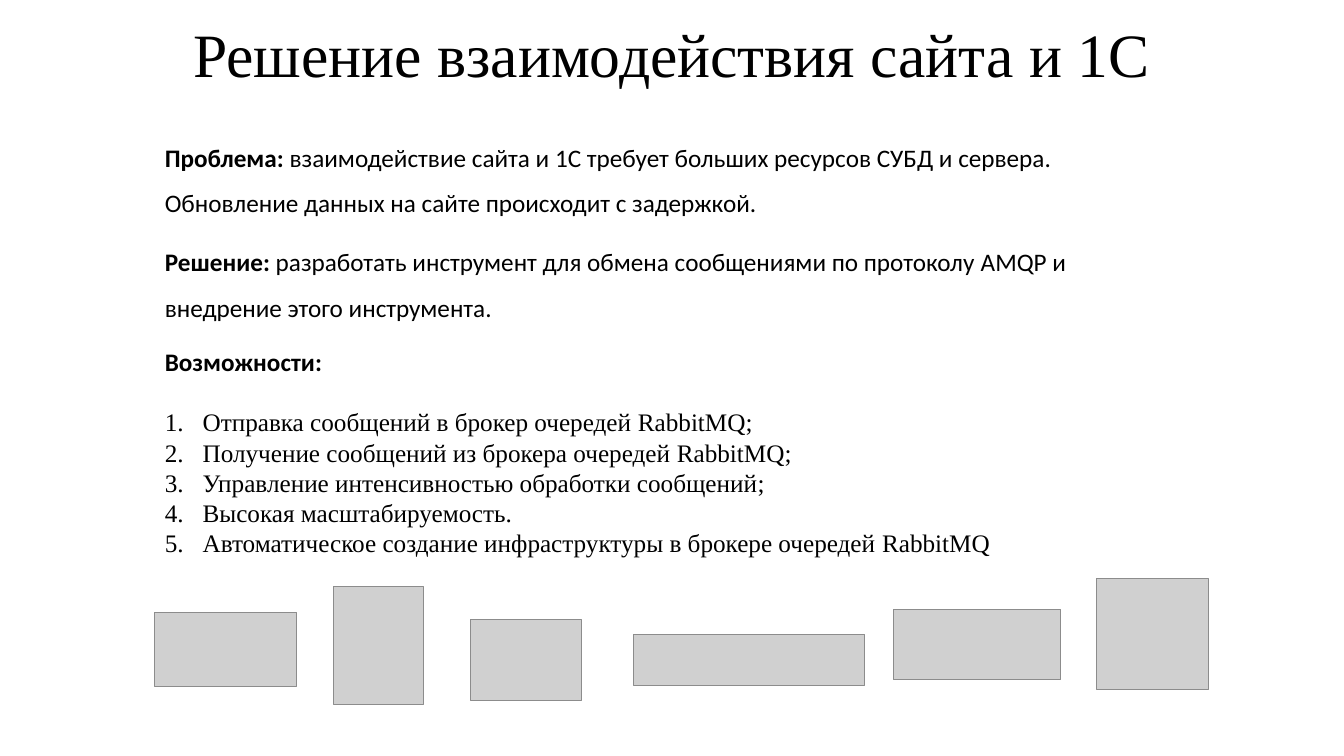
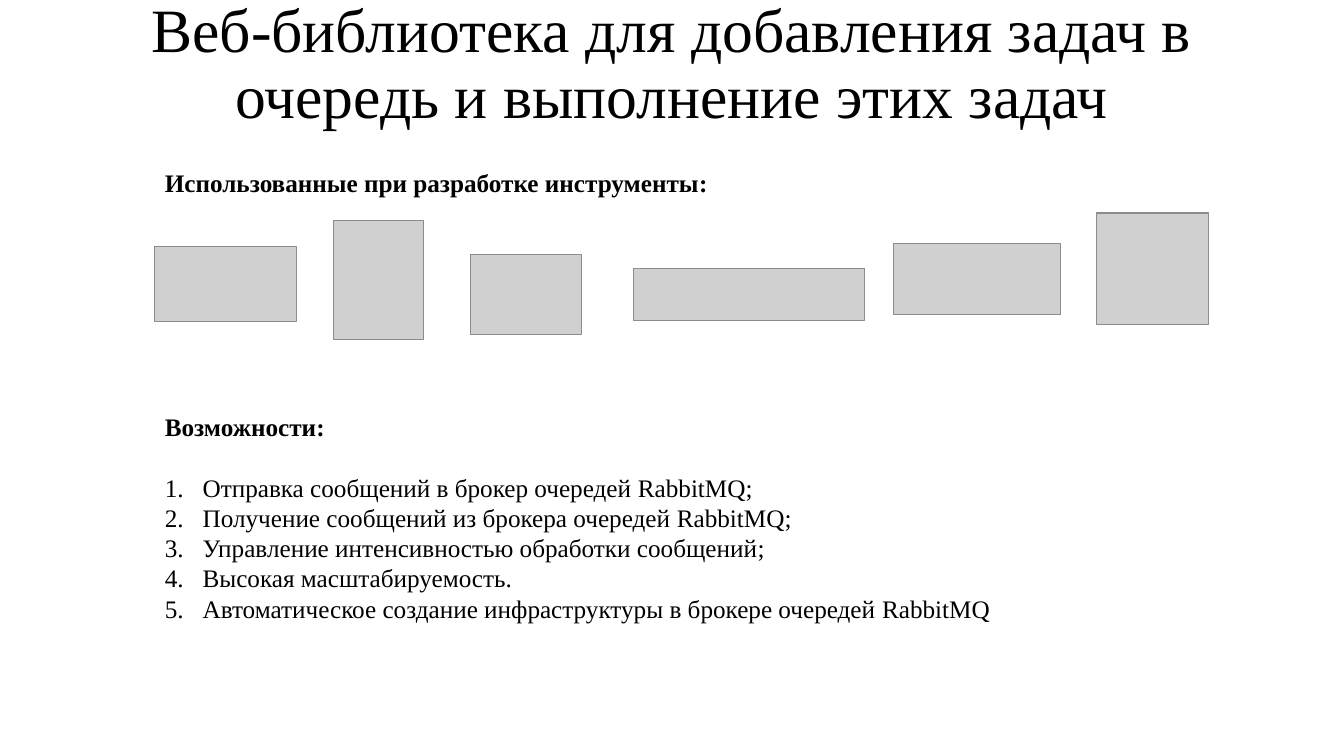
Before and after one commit to IgorTyutyunov/-, a slide deck: slide 7 of ВКР_5.pptx (slide 9 before the commit). Drawn at 1344x756 pixels with LibreOffice and Linux fonts; fonts in the diff are those of the drawing; grey boxes stand for pictures. Boxes give left, top, right and bottom in pixels: in the first picture for what was removed or moved away, otherwise in the second. Text is boxed around its words. In the diff, an @@ line names an element or a change of style, - is before the commit and + after.

```diff
--- a/ВКР_5.pptx
+++ b/ВКР_5.pptx
@@ title at bbox=[151, 8, 1191, 130]: text changed @@
-Решение взаимодействия сайта и 1С
+Веб-библиотека для добавления задач в очередь и выполнение этих задач
@@ text removed at bbox=[165, 149, 1051, 216] @@
-Проблема: взаимодействие сайта и 1С требует больших ресурсов СУБД и сервера. Обновление данных на сайте происходит с задержкой.
@@ text added at bbox=[165, 174, 707, 198], 18 pt, text #000000, bold @@
+Использованные при разработке инструменты:
@@ text removed at bbox=[165, 254, 1066, 321] @@
-Решение: разработать инструмент для обмена сообщениями по протоколу AMQP и внедрение этого инструмента.
@@ 6 pictures: place and size @@
-6 pictures at bbox=[155, 579, 1208, 705]
+6 pictures at bbox=[155, 213, 1208, 339]
@@ text "Возможности:": place and size @@
-text "Возможности:" at bbox=[165, 354, 990, 558]
+text "Возможности:" at bbox=[165, 419, 990, 624]
@@ text at bbox=[165, 419, 325, 437]: font Calibri to Times New Roman in "Возможности:" @@
```
Also in this commit, not shown: 7 other slides changed, 4 slides added, 3 slides removed.
